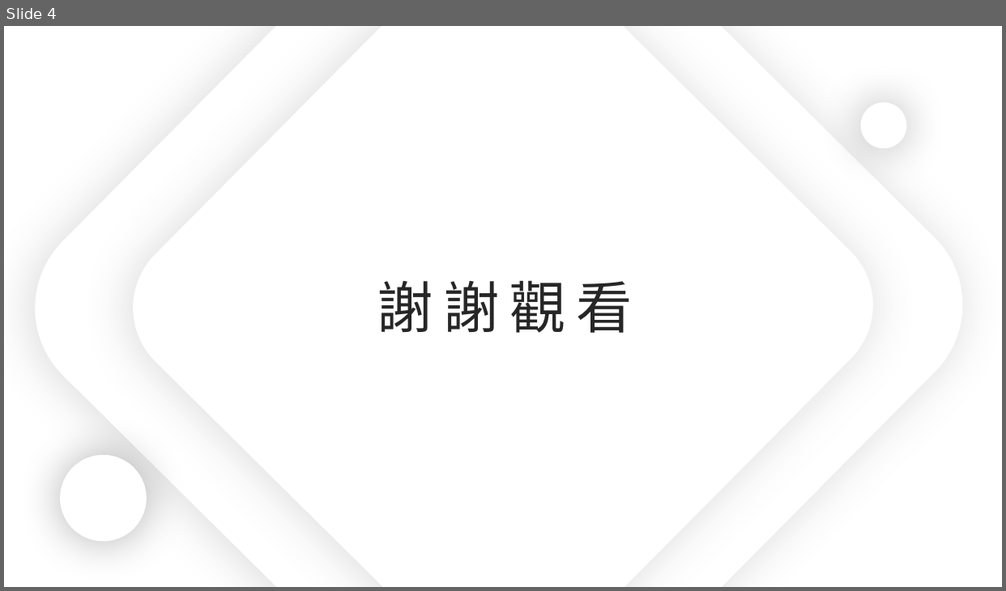
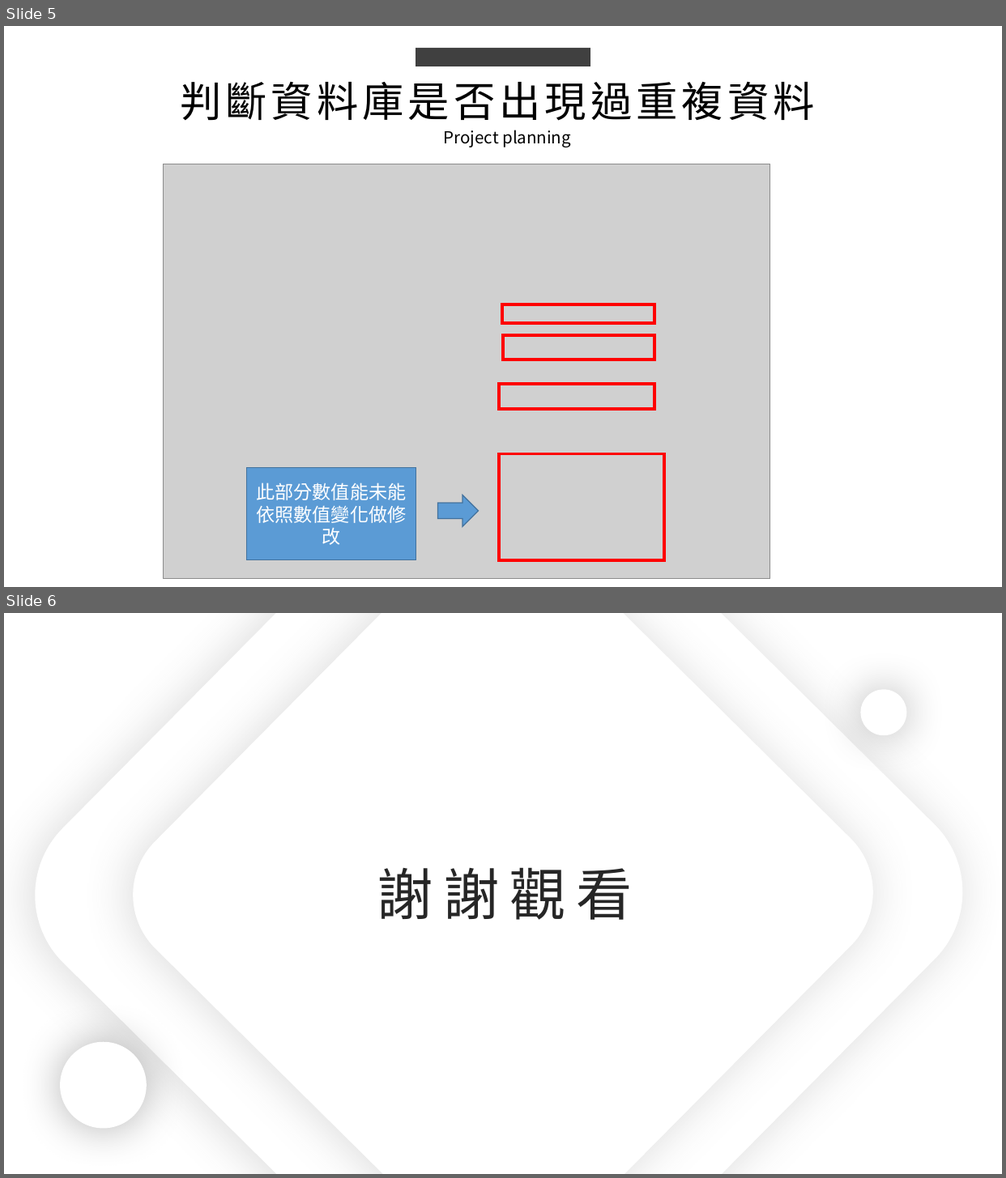
Before and after one commit to king637324/KnowledgeGreenhouseSystem, a slide deck: 工作日報_葉柏漢/2021.10/2021.10.08(加班)_2021.10.12工作日報_葉柏漢.pptx. Shown one above the other, each under a label of ours: slide 4 before the commit, slides 5 and 6 after it. The pictures are 1006x591 and 1006x1178 pixels, drawn with LibreOffice and Linux fonts; fonts in the diff are those of the drawing; grey boxes stand for pictures. Boxes give left, top, right and bottom in pixels: in the first picture for what was removed or moved away, otherwise in the second. Text is boxed around its words. In the diff, an @@ line names an element or a change of style, - is before the commit and + after.

```diff
--- a/工作日報_葉柏漢/2021.10/2021.10.08(加班)_2021.10.12工作日報_葉柏漢.pptx
+++ b/工作日報_葉柏漢/2021.10/2021.10.08(加班)_2021.10.12工作日報_葉柏漢.pptx
@@ slide 5 added at (4, 26, 1002, 587), background #FFFFFF @@
@@ rectangle added at (415, 48, 590, 66), fill #404040 @@
@@ text added at (180, 82, 815, 121), 40 pt, text #000000 @@
+判斷資料庫是否出現過重複資料
@@ text added at (444, 130, 571, 148), 16 pt, text #000000 @@
+Project planning
@@ picture added at (163, 165, 769, 580) @@
@@ rectangle added at (502, 305, 654, 323), outline #FF0000 3 pt @@
@@ rectangle added at (503, 336, 654, 360), outline #FF0000 3 pt @@
@@ rectangle added at (499, 384, 654, 409), outline #FF0000 3 pt @@
@@ rectangle added at (499, 454, 664, 561), outline #FF0000 3 pt @@
@@ rectangle added at (246, 468, 415, 561), fill #5B9BD5, outline #43739E 1 pt, 18 pt, text #FFFFFF @@
+此部分數值能未能依照數值變化做修改
@@ right arrow added at (437, 495, 478, 527), fill #5B9BD5, outline #43739E 1 pt @@
@@ what was slide 4 is now slide 6 @@
```
Also in this commit, not shown: 1 slide changed, 1 other slide added, 4 other files.
